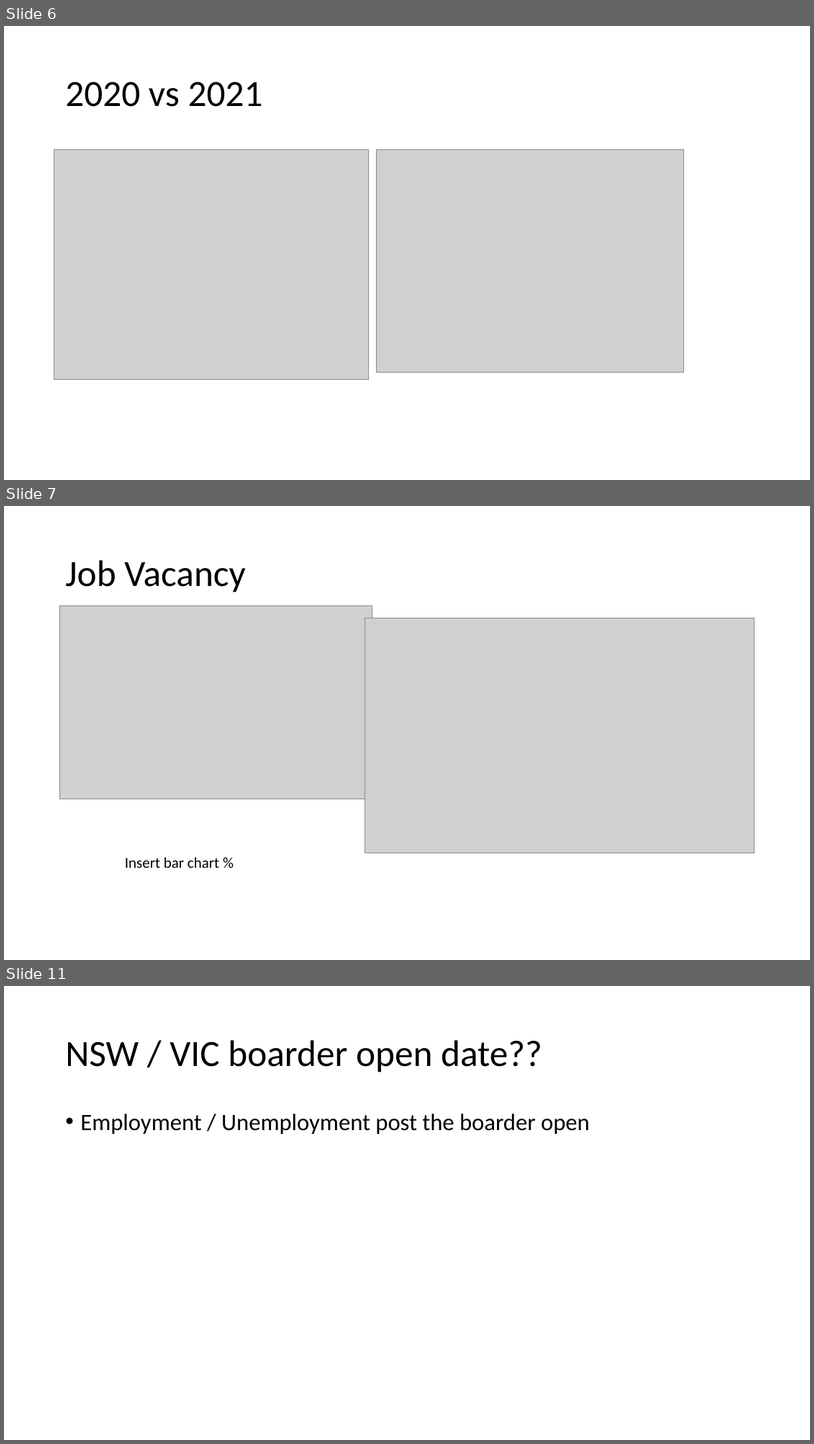
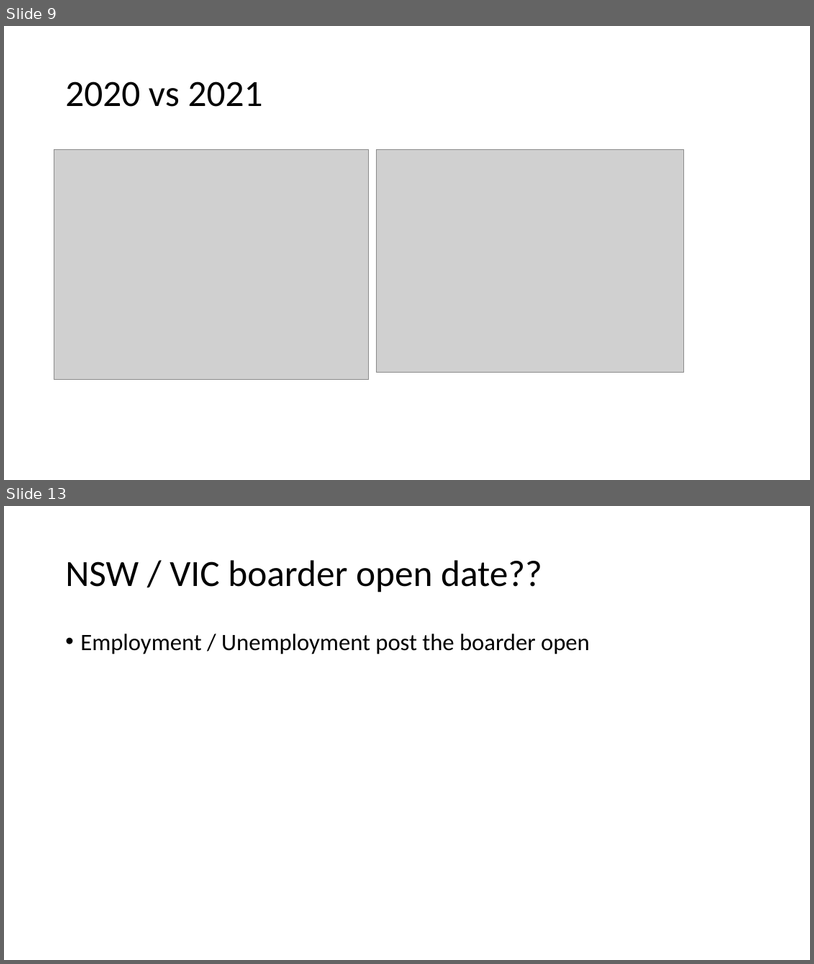
Before and after one commit to CarmenK2/GroupProject1, a slide deck: Presentation_ppt.pptx. Shown one above the other, each under a label of ours: slides 6, 7 and 11 before the commit, slides 9 and 13 after it; the slides between them are not shown. The pictures are 814x1444 and 814x964 pixels, drawn with LibreOffice and Linux fonts; fonts in the diff are those of the drawing; grey boxes stand for pictures. Boxes give left, top, right and bottom in pixels: in the first picture for what was removed or moved away, otherwise in the second. Text is boxed around its words. In the diff, an @@ line names an element or a change of style, - is before the commit and + after.

```diff
--- a/Presentation_ppt.pptx
+++ b/Presentation_ppt.pptx
@@ slide 7 removed at [4,506,810,960], background #FFFFFF @@
@@ title removed at [65,560,246,592] @@
-Job Vacancy
@@ picture removed at [59,605,373,799] @@
@@ picture removed at [365,618,756,852] @@
@@ text removed at [125,857,219,867] @@
-Insert bar chart %
@@ what was slide 6 is now slide 9 @@
@@ what was slide 11 is now slide 13 @@
```
Also in this commit, not shown: 3 slides changed, 8 slides added, 5 other slides removed, 2 other files.
